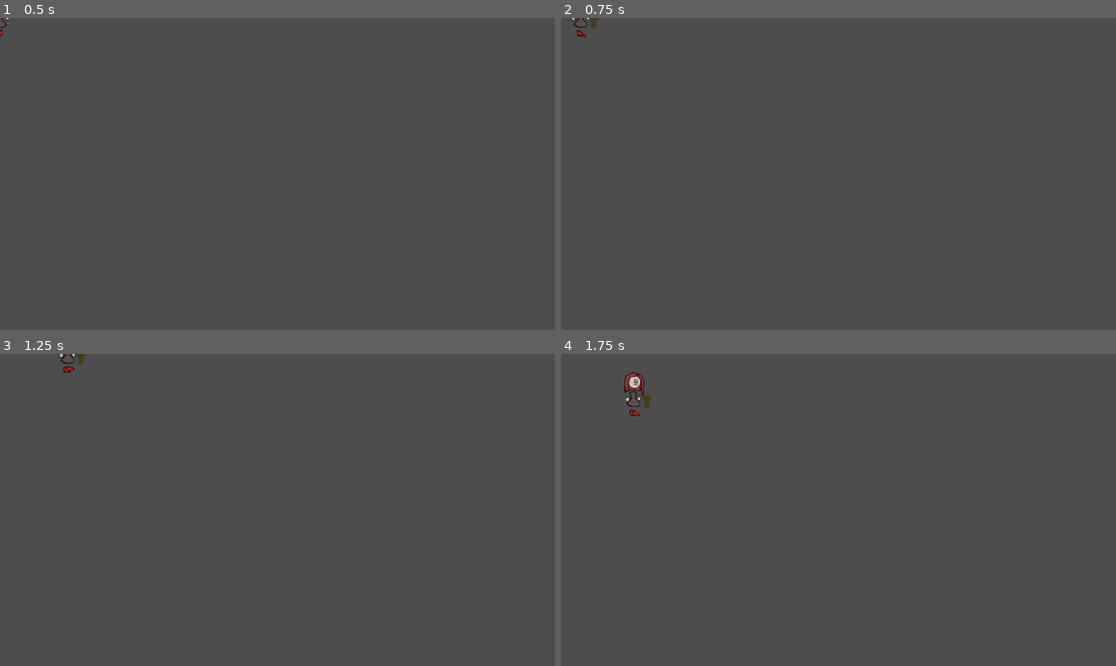
Above: before the commit, frames 1-4 (two rows, left to right).
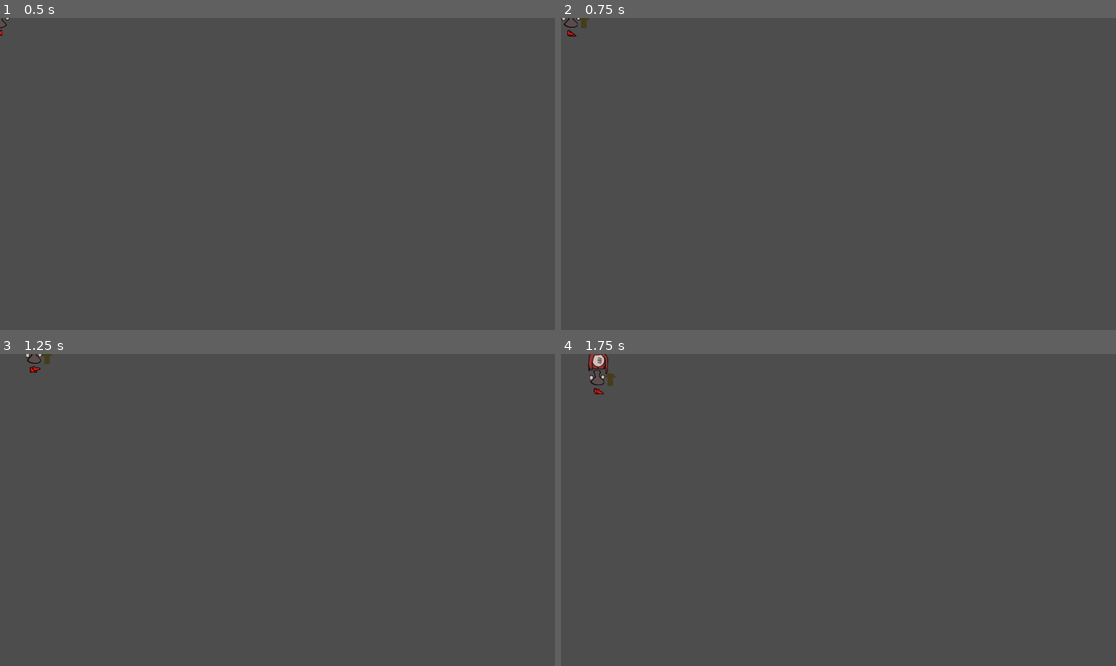
Above: after the commit, the same moments.

Repository: Jerrylikesgreen/-la-Santa-Compa-a
Game: Godot game, scene res://Scenes/player.tscn
The game is run twice, just before and just after one commit, with the same random seed, the same clock (stepped at 60 frames per second) and the same inputs. The project has no main scene, so this scene is started directly.
Inputs (mouse positions are in pixels of both pictures, inside the frame that each line leads up to):
- Up to frame 1 (0.5 s): no input
- Up to frame 2 (0.75 s): tap Enter at 0.5 s; move the mouse to (960, 158) at 0.52 s; hold D (Right) from 0.53 s (still down); click (960, 158) at 0.6 s
- Up to frame 3 (1.25 s): keep holding D (Right)
- Up to frame 4 (1.75 s): move the mouse to (727, 525) at 1.27 s; release D (Right) at 1.28 s; hold S (Down) from 1.28 s (still down); click (727, 525) at 1.35 s

Frame 1 is identical in both runs. In frame 2, 0.2% of the frame differs, in the area x 0-7%, y 0-7%; in frame 3, 0.2%; in frame 4, 0.6%, in the area x 4-17%, y 0-21%.

Commit message:
Remove area_2d script and update player settings
Deleted the unused area_2d.gd script and its UID. Reduced player movement speed from 200.0 to 100.0 and clarified variable types in player_body.gd. Cleaned up a comment in player_sfx.gd and removed the folder color for Autoloads in project.godot.

Diff:
--- a/Scripts/player_body.gd
+++ b/Scripts/player_body.gd
@@ -2,13 +2,13 @@
 extends CharacterBody2D
 
 @export var debug: bool = false
-@export var speed: float = 200.0
+@export var speed: float = 100.0
 @onready var anim: AnimationPlayer = %AnimationPlayer
 @onready var player_sfx: PlayerSfx = %PlayerSfx
 
 
-var front_facing := true
-var facing_left := true
+var front_facing : bool = true
+var facing_left : bool = true
 
 
 
--- a/Scripts/player_sfx.gd
+++ b/Scripts/player_sfx.gd
@@ -18,7 +18,7 @@
 			stream = GRASS_STEP
 			play()
 		Player.StepTerrain.DIRT:
-			stream = DIRT_STEP # replace when you have dirt
+			stream = DIRT_STEP
 			play()
 		_:
 			stream = DEFAULT_STEP
--- a/project.godot
+++ b/project.godot
@@ -27,7 +27,6 @@
 
 folder_colors={
 "res://Assets/": "red",
-"res://Autoloads/": "orange",
 "res://Resources/": "yellow",
 "res://Scenes/": "green",
 "res://Scripts/": "purple"
Empty file removed: Scripts/area_2d.gd
Not shown, removed: Scripts/area_2d.gd.uid
